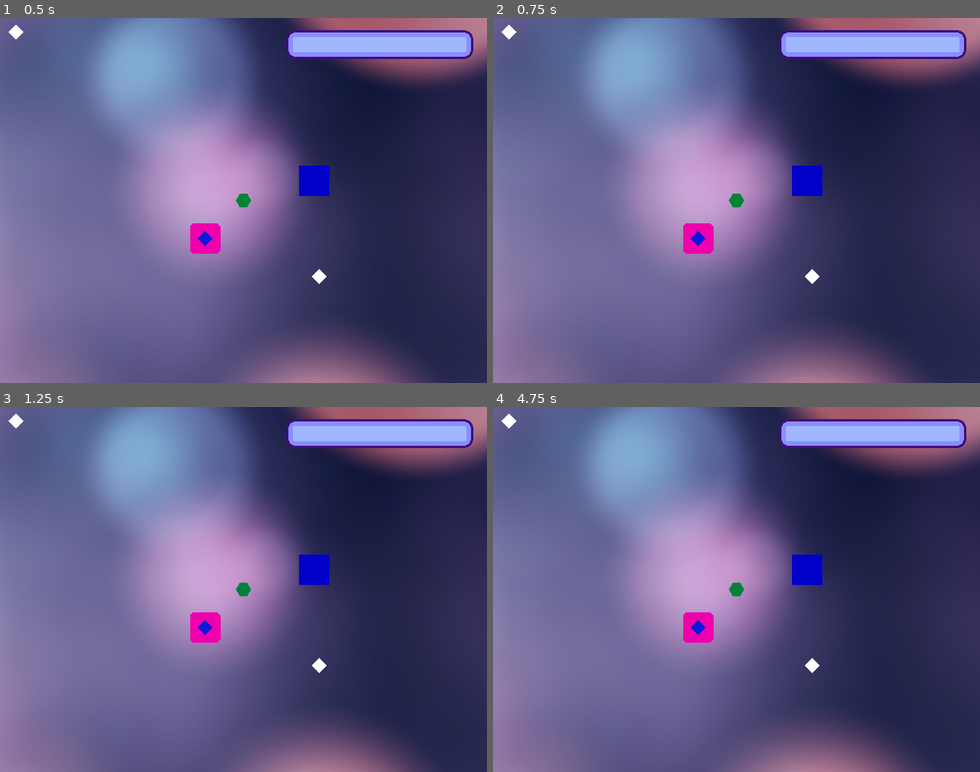
Above: before the commit, frames 1-4 (two rows, left to right).
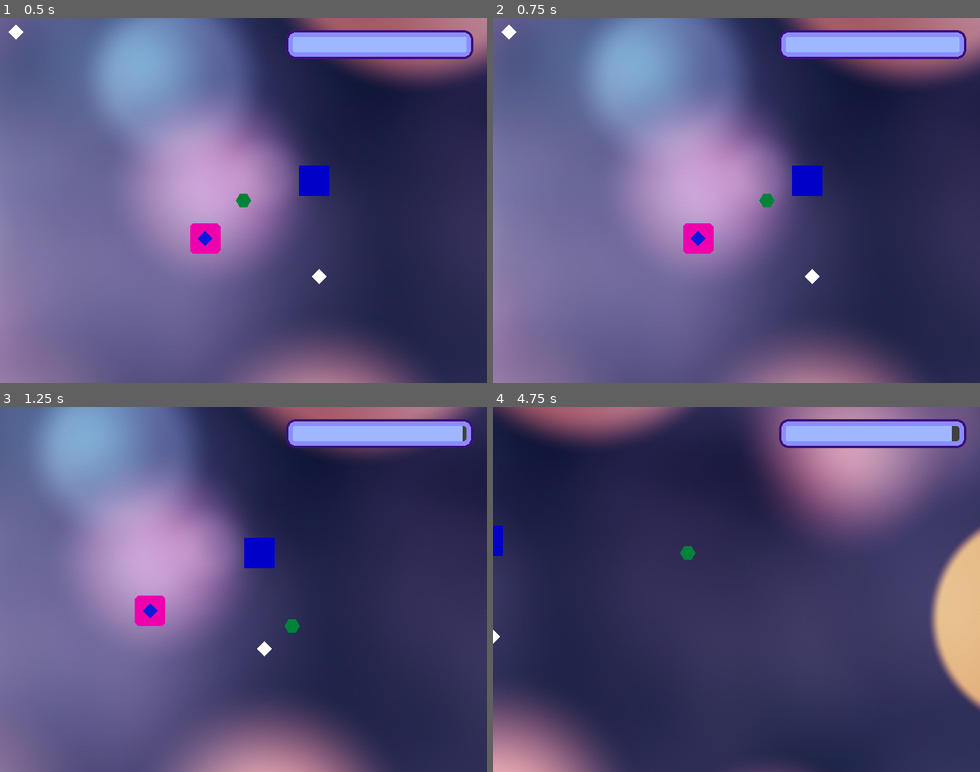
Above: after the commit, the same moments.

Repository: rikkiprince/ggj19-yyc-home
Game: Godot game, scene res://MainScene.tscn
Two runs of this game, one before a commit and one after it. Both use one fixed random seed, a clock stepped at 60 frames per second and the inputs below.
Inputs:
- Up to frame 1 (0.5 s): no input
- Up to frame 2 (0.75 s): tap Enter at 0.5 s; hold D from 0.53 s (still down)
- Up to frame 3 (1.25 s): keep holding D
- Up to frame 4 (4.75 s): release D at 1.28 s; hold S 1.28-2.03 s; hold D 2.03-2.78 s; hold W 2.78-3.53 s; hold A from 3.53 s (still down)

Frame 1 is identical in both runs. In frame 2, 0.2% of the frame differs, in the area x 48-58%, y 48-52%; in frame 3, 38%; in frame 4, 81%, in the area x 0-100%, y 0-100%.

Commit message:
Added "Good enough" keyboard controls

Diff:
--- a/godot-project/Player/KinematicBody2D.gd
+++ b/godot-project/Player/KinematicBody2D.gd
@@ -11,6 +11,7 @@
 signal hitSignal
 
 onready var startTime = OS.get_ticks_msec()
+
 
 func _ready():
 	joypad_vec = Vector2(0,0)
@@ -50,6 +51,17 @@
 #		velocity = velocity.bounce(collision_info.normal)
 	var newjoypad_vec = Vector2(Input.get_joy_axis(0, 0), Input.get_joy_axis(0, 1))
 
+
+	# Keyboard controls
+	if (Input.is_key_pressed(KEY_A)):
+		joypad_vec.x = -1
+	if (Input.is_key_pressed(KEY_D)):
+		joypad_vec.x = 1
+	if (Input.is_key_pressed(KEY_W)):
+		joypad_vec.y = -1
+	if (Input.is_key_pressed(KEY_S)):
+		joypad_vec.y = 1
+
 	# Only change the joypad_vec if it's outside the deadzone
 	# no normalization
 	# this means the player can speed up or go back to a slower speed
